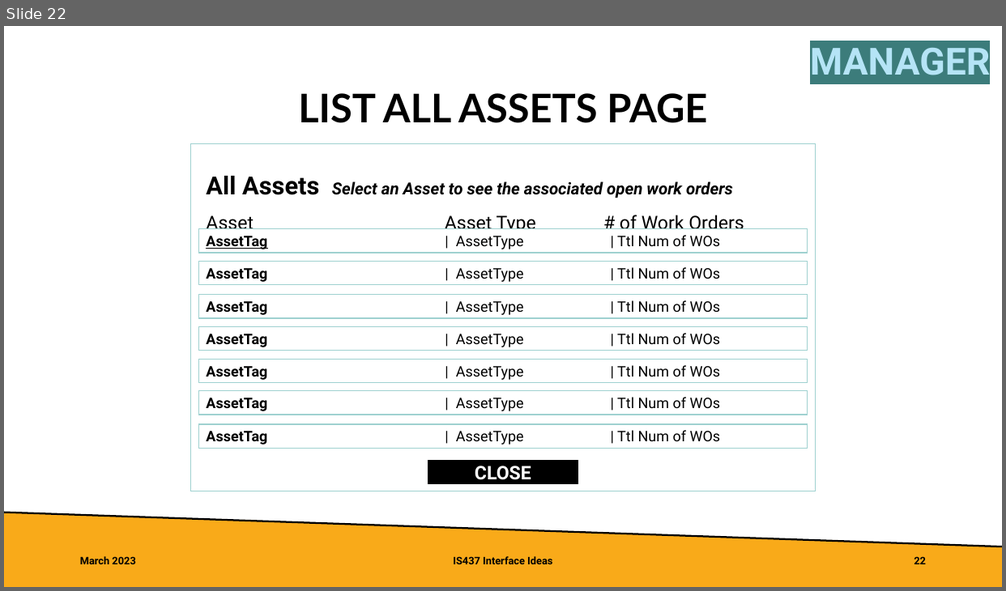
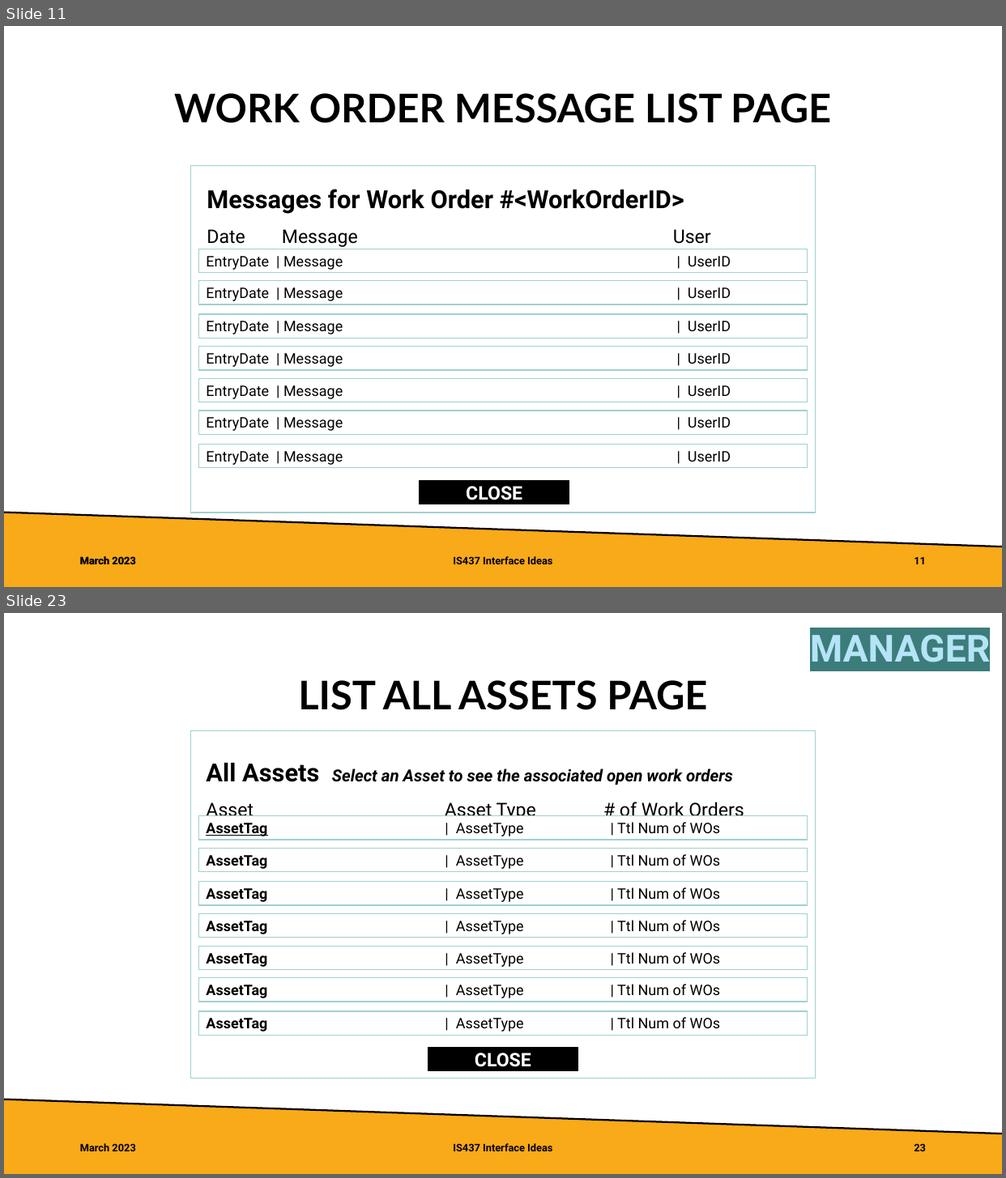
Before and after one commit to KSiva199/Website437, a slide deck: IS437FPInterfaceIdeas.pptx. Shown one above the other, each under a label of ours: slide 22 before the commit, slides 11 and 23 after it; the slides between them are not shown. The pictures are 1006x591 and 1006x1178 pixels, drawn with LibreOffice and Linux fonts; fonts in the diff are those of the drawing. Boxes give left, top, right and bottom in pixels: in the first picture for what was removed or moved away, otherwise in the second. Text is boxed around its words. In the diff, an @@ line names an element or a change of style, - is before the commit and + after.

```diff
--- a/IS437FPInterfaceIdeas.pptx
+++ b/IS437FPInterfaceIdeas.pptx
@@ slide 11 added at bbox=[4, 26, 1002, 587], background #FFFFFF; not listed: 2 template elements that a slide beside it also shows @@
@@ title added at bbox=[174, 93, 831, 123], 38 pt, text #000000, bold @@
+WORK ORDER MESSAGE LIST PAGE
@@ rectangle added at bbox=[191, 165, 816, 513], fill #FFFFFF, outline #9FD1D0 1 pt @@
@@ text added at bbox=[206, 189, 711, 247], 24 pt, text #000000, bold @@
+Messages for Work Order #<WorkOrderID>
+Date Message User
@@ rectangle added at bbox=[198, 249, 808, 273], fill #FFFFFF, outline #9FD1D0 1 pt, 14 pt, text #000000 @@
+EntryDate | Message | UserID
@@ rectangle added at bbox=[198, 281, 808, 305], fill #FFFFFF, outline #9FD1D0 1 pt, 14 pt, text #000000 @@
+EntryDate | Message | UserID
@@ rectangle added at bbox=[198, 314, 808, 338], fill #FFFFFF, outline #9FD1D0 1 pt, 14 pt, text #000000 @@
+EntryDate | Message | UserID
@@ rectangle added at bbox=[198, 347, 808, 370], fill #FFFFFF, outline #9FD1D0 1 pt, 14 pt, text #000000 @@
+EntryDate | Message | UserID
@@ rectangle added at bbox=[198, 378, 808, 403], fill #FFFFFF, outline #9FD1D0 1 pt, 14 pt, text #000000 @@
+EntryDate | Message | UserID
@@ rectangle added at bbox=[198, 411, 808, 435], fill #FFFFFF, outline #9FD1D0 1 pt, 14 pt, text #000000 @@
+EntryDate | Message | UserID
@@ rectangle added at bbox=[198, 445, 808, 468], fill #FFFFFF, outline #9FD1D0 1 pt, 14 pt, text #000000 @@
+EntryDate | Message | UserID
@@ rectangle added at bbox=[420, 480, 570, 505], fill #000000, outline #000000 1 pt, 18 pt, text #FFFFFF, bold @@
+CLOSE
@@ text added at bbox=[73, 546, 297, 576], 10 pt, text #000000, bold @@
+March 2023
@@ text added at bbox=[80, 557, 135, 565], 10 pt, text #000000, bold @@
+March 2023
@@ text added at bbox=[453, 557, 552, 565], 10 pt, text #000000, bold @@
+IS437 Interface Ideas
@@ page number added at bbox=[914, 557, 926, 565], 10 pt, text #000000, bold @@
+11
@@ what was slide 22 is now slide 23 @@
```
Also in this commit, not shown: 14 slides changed, 1 other file.
